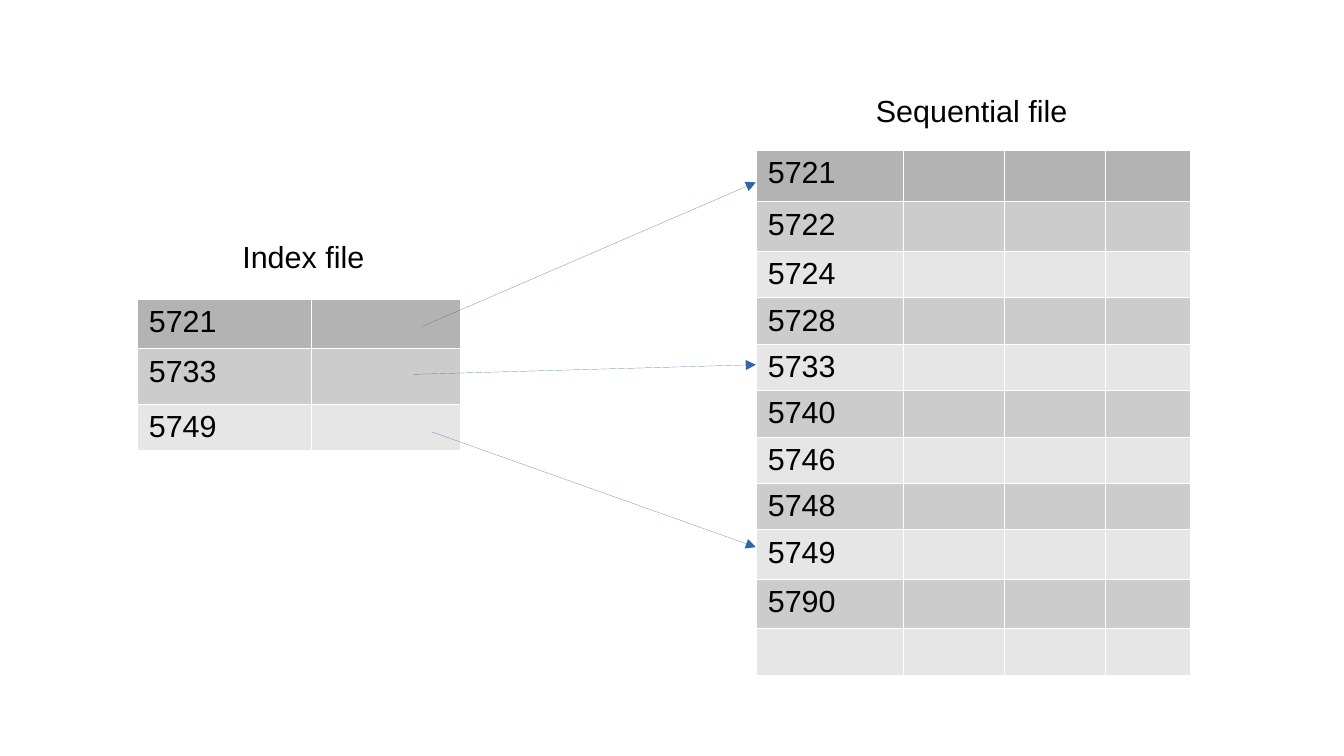
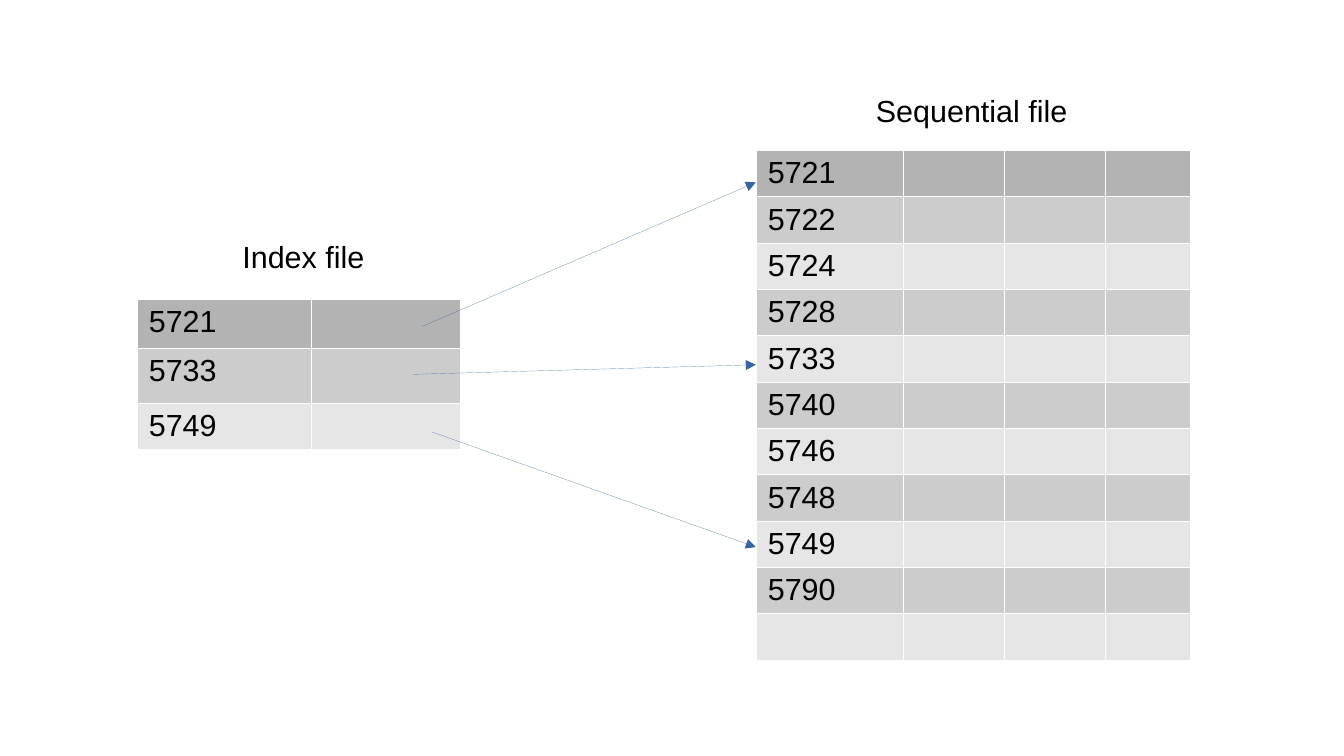
Before and after one commit to rajkumarananthu/workspace, a slide deck: slide 19 of GATE/images/gate_images.pptx. Drawn at 1344x756 pixels with LibreOffice and Linux fonts; fonts in the diff are those of the drawing. Boxes give left, top, right and bottom in pixels: in the first picture for what was removed or moved away, otherwise in the second. Text is boxed around its words. In the diff, an @@ line names an element or a change of style, - is before the commit and + after.

```diff
--- a/GATE/images/gate_images.pptx
+++ b/GATE/images/gate_images.pptx
@@ table: place and size @@
-table at (756,150,1192,756)
+table at (756,150,1192,662)
@@ arrow (422, 327) - (756, 183): stroke #3465A4 0.75 pt to #3465A4 0 pt @@
@@ arrow (432, 432) - (756, 548): stroke #3465A4 0.75 pt to #3465A4 0 pt @@
```
Also in this commit, not shown: 17 other slides changed, 2 slides added, 1 other file.
